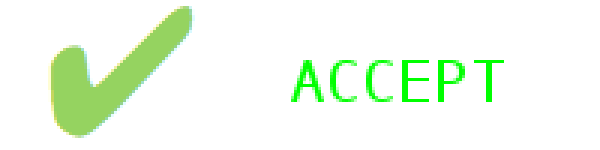
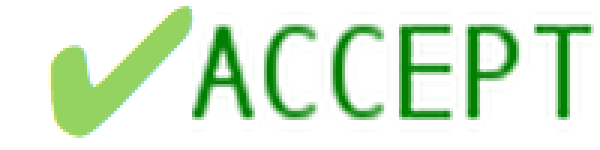
Comparing the layer stacks of the two 600×150 images. Changes:
painted on "ACCEPT" over 192, 12, 597, 132
